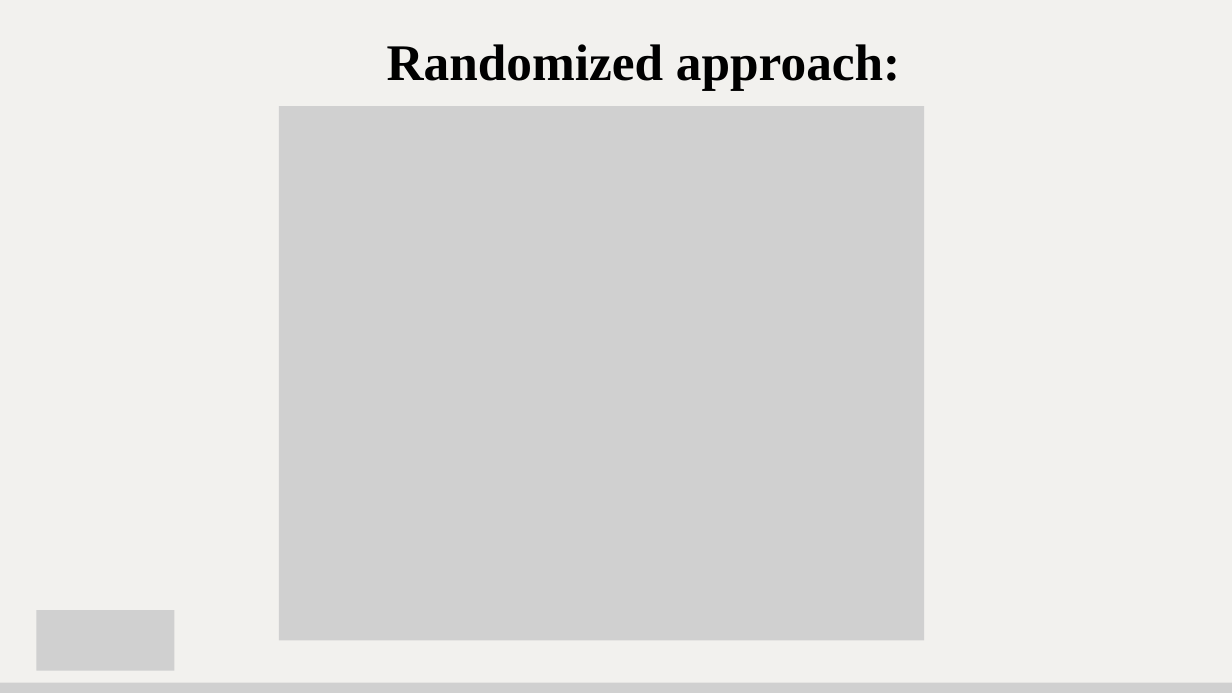
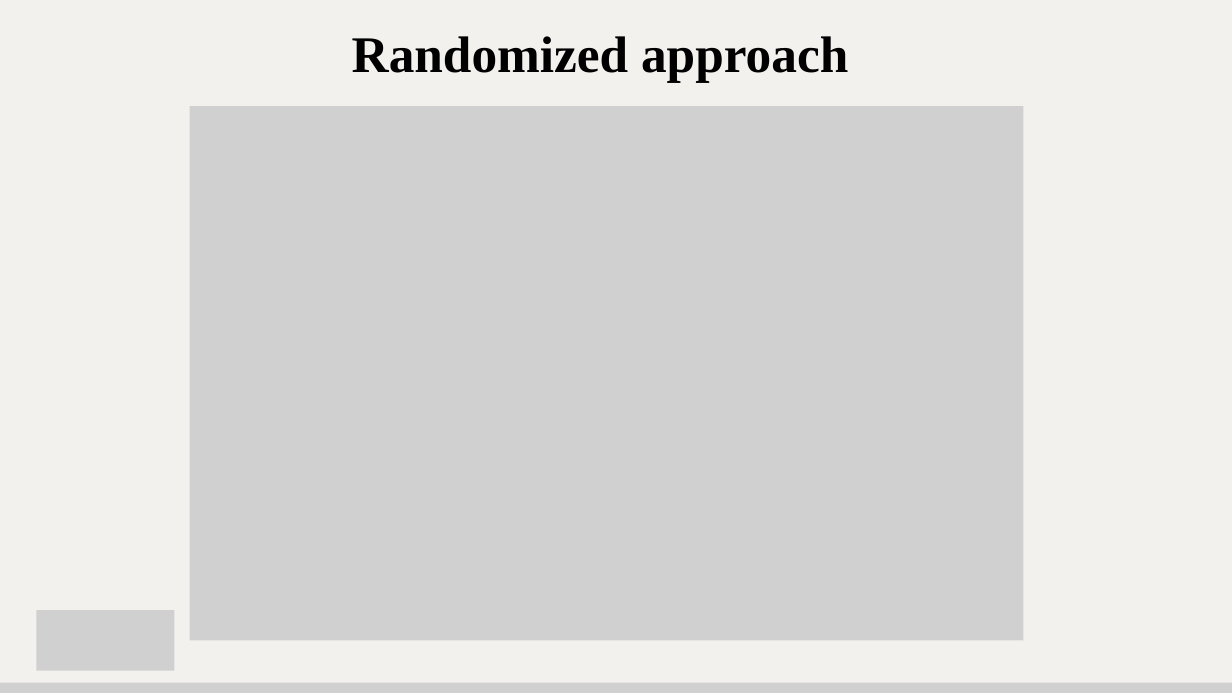
Before and after one commit to maitriparekhcs2848/s2_g3_its, a slide deck: slide 7 of MileStone 5/S2_G3_ITS_M5.pptx. Drawn at 1232x693 pixels with LibreOffice and Linux fonts; fonts in the diff are those of the drawing; grey boxes stand for pictures. Boxes give left, top, right and bottom in pixels: in the first picture for what was removed or moved away, otherwise in the second. Text is boxed around its words. In the diff, an @@ line names an element or a change of style, - is before the commit and + after.

```diff
--- a/MileStone 5/S2_G3_ITS_M5.pptx
+++ b/MileStone 5/S2_G3_ITS_M5.pptx
@@ text at [352,36,848,83]: text changed @@
-Randomized approach:
+Randomized approach
@@ picture: place and size @@
-picture at [279,106,924,640]
+picture at [190,106,1024,640]
```
Also in this commit, not shown: 13 other slides changed.
